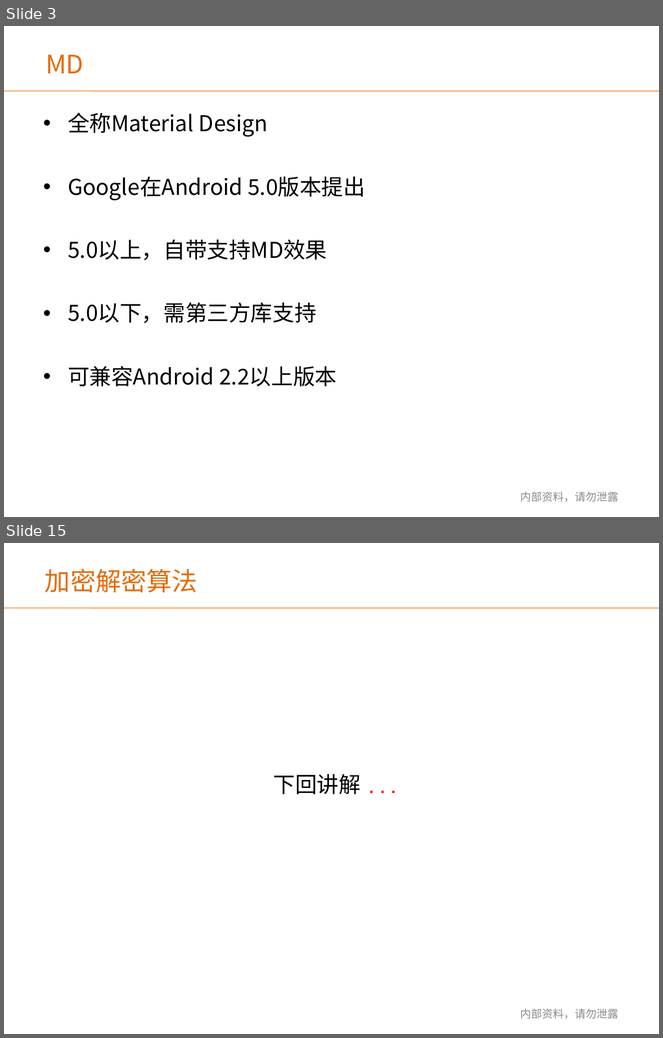
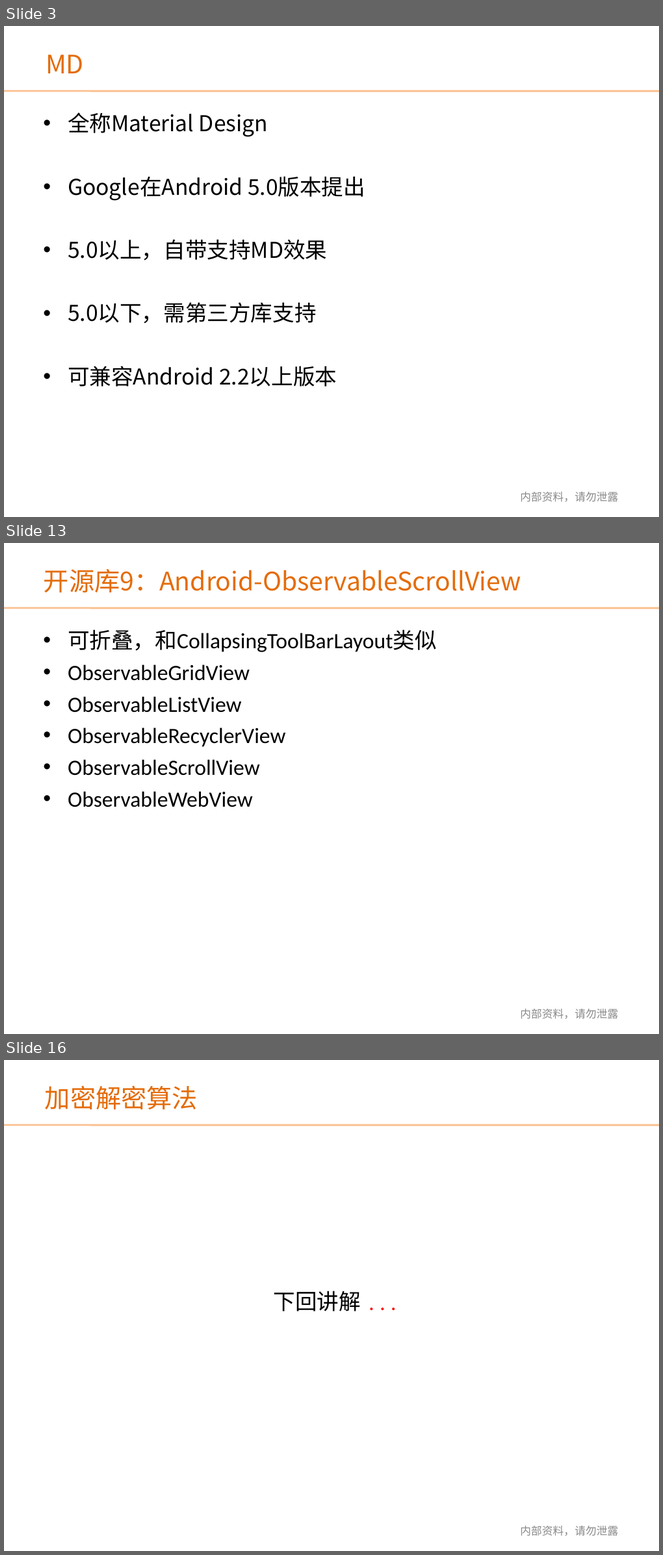
Before and after one commit to renbeyond/shareDemos, a slide deck: Android知识分享交流11_MD初涉_Bauer_3:10/Android知识分享交流_MD初涉_Bauer.ppt. Shown one above the other, each under a label of ours: slides 3 and 15 before the commit, slides 3, 13 and 16 after it; the slides between them are not shown. The pictures are 663x1038 and 663x1555 pixels, drawn with LibreOffice and Linux fonts; fonts in the diff are those of the drawing; background and template pictures are left out. Boxes give left, top, right and bottom in pixels: in the first picture for what was removed or moved away, otherwise in the second. Text is boxed around its words. In the diff, an @@ line names an element or a change of style, - is before the commit and + after.

```diff
--- a/Android知识分享交流11_MD初涉_Bauer_3:10/Android知识分享交流_MD初涉_Bauer.ppt
+++ b/Android知识分享交流11_MD初涉_Bauer_3:10/Android知识分享交流_MD初涉_Bauer.ppt
@@ slide 13 added at box(4, 543, 659, 1034), background picture (left out); not listed: 1 template element that a slide beside it also shows @@
@@ text added at box(44, 569, 521, 593), 28 pt, text #E46C0A @@
+开源库9：Android-ObservableScrollView
@@ text added at box(68, 629, 437, 808), 24 pt, text #000000 @@
+• 可折叠，和CollapsingToolBarLayout类似
+• ObservableGridView
+• ObservableListView
+• ObservableRecyclerView
+• ObservableScrollView
+• ObservableWebView
@@ text added at box(520, 1009, 618, 1019), 12 pt, text #898989 @@
+内部资料，请勿泄露
@@ what was slide 15 is now slide 16 @@
```
Also in this commit, not shown: 3 slides changed, 9 other slides added, 9 slides removed, 33 other files.
